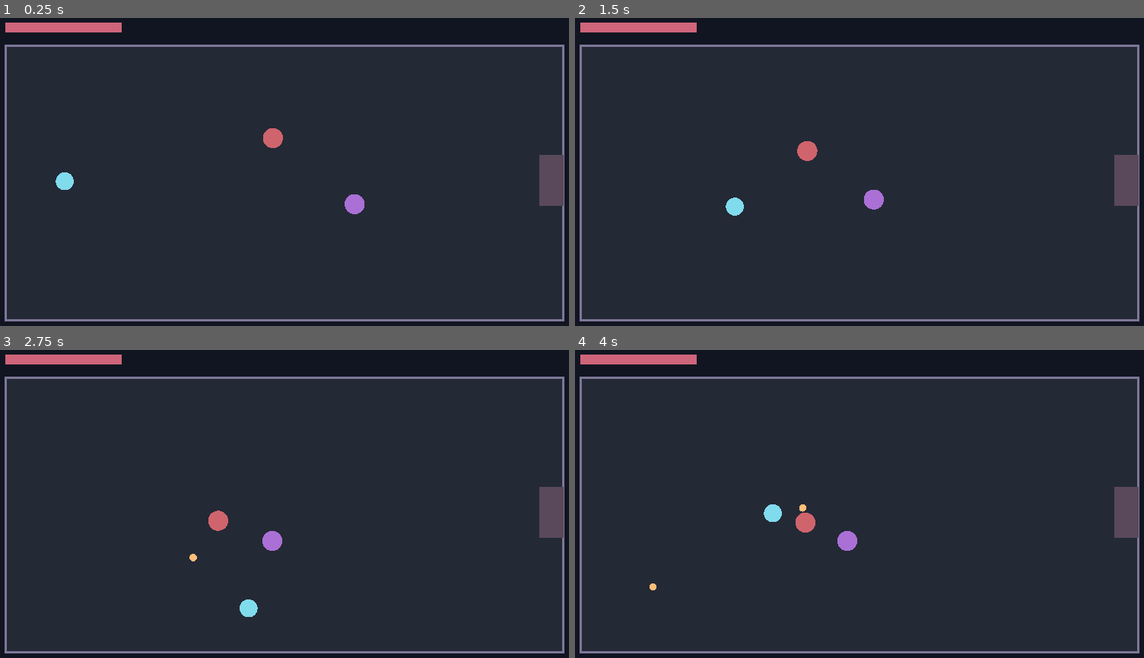
Above: before the commit, frames 1-4 (two rows, left to right).
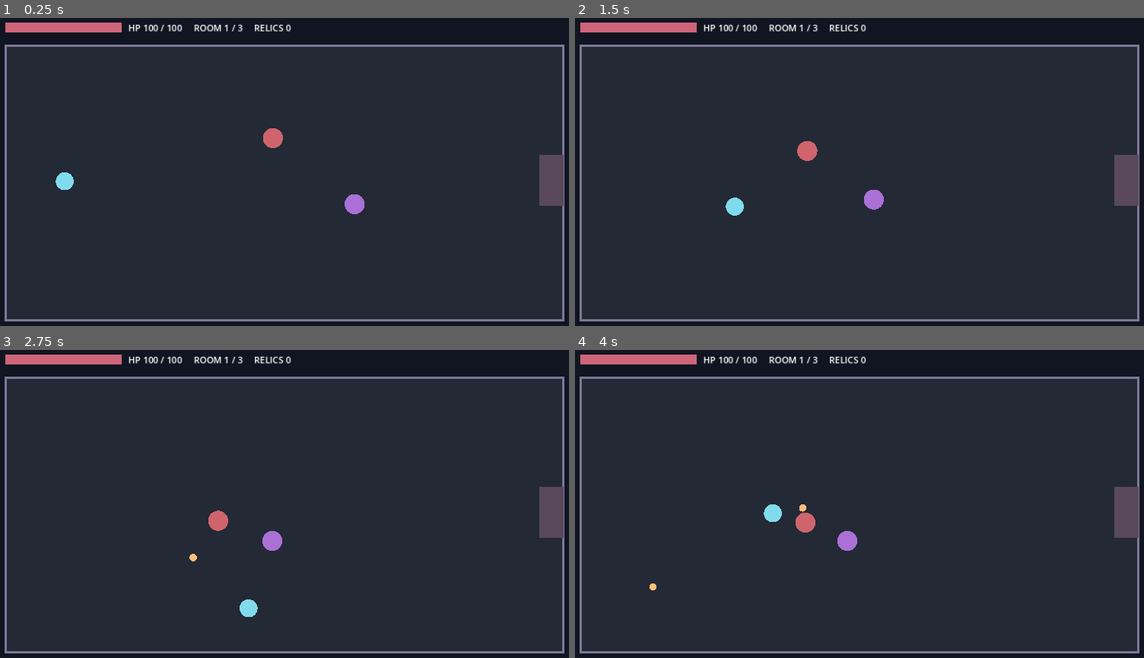
Above: after the commit, the same moments.

Repository: DoctorStrangeSH/Last-Ritual
Game: Godot game, scene res://scenes/topdown_night_prototype.tscn
The game is run twice, just before and just after one commit, with the same random seed, the same clock (stepped at 60 frames per second) and the same inputs.
Inputs (mouse positions are in pixels of both pictures, inside the frame that each line leads up to):
- Up to frame 1 (0.25 s): no input
- Up to frame 2 (1.5 s): tap Enter at 0.5 s; move the mouse to (996, 162) at 0.52 s; hold Right (ui_right) 0.53-1.28 s; tap R at 0.6, 1.35 s; click (996, 162) at 0.67 s; move the mouse to (740, 196) at 1.27 s; hold Down (ui_down) from 1.28 s (still down); click (740, 196) at 1.42 s
- Up to frame 3 (2.75 s): move the mouse to (347, 436) at 2.02 s; release Down (ui_down) at 2.03 s; hold Right (ui_right) from 2.03 s (still down); tap R at 2.1 s; click (347, 436) at 2.17 s
- Up to frame 4 (4 s): move the mouse to (831, 581) at 2.77 s; release Right (ui_right) at 2.78 s; hold Up (ui_up) 2.78-3.53 s; tap R at 2.85, 3.6 s; click (831, 581) at 2.92 s; move the mouse to (1041, 565) at 3.52 s; hold Left (ui_left) from 3.53 s (still down); click (1041, 565) at 3.67 s

The runs differ from the first frame. In frame 1, 0.4% of the frame differs, in the area x 22-52%, y 1-5%; in frame 2, 0.4%; in frame 3, 0.4%; in frame 4, 0.4%.

Commit message:
V1: читаемый HUD, реликвии и перезапуск мышью (#60)
* feat(v1): readable HUD, relic cards and mouse restart screen

* test(v1): mouse relic choice and restart button

Diff:
--- a/scripts/topdown_night_prototype.gd
+++ b/scripts/topdown_night_prototype.gd
@@ -157,20 +157,44 @@
     hostile_shots.append({"pos": origin, "velocity": direction * 180.0})
     queue_redraw()
 
+const RESTART_BUTTON := Rect2(444.0, 304.0, 264.0, 52.0)
+const RELIC_RECTS := [
+    Rect2(280.0, 450.0, 180.0, 70.0),
+    Rect2(490.0, 450.0, 180.0, 70.0),
+    Rect2(700.0, 450.0, 180.0, 70.0)
+]
+const RELIC_IDS := ["bone", "ember", "blood"]
+const RELIC_TITLES := ["BONE SHARD", "EMBER", "BLOOD PACT"]
+const RELIC_EFFECTS := ["+1 DAMAGE", "+25% ATTACK SPEED", "-15 HP / +2 DAMAGE"]
+
+func click_ui(point: Vector2) -> bool:
+    if run_state != "playing":
+        if RESTART_BUTTON.has_point(point):
+            restart_run()
+            return true
+        return false
+    if not reward_available:
+        return false
+    for i in range(RELIC_RECTS.size()):
+        if RELIC_RECTS[i].has_point(point):
+            return choose_relic(RELIC_IDS[i])
+    return false
+
+func draw_label(value: String, point: Vector2, font_size: int = 18, color: Color = Color.WHITE) -> void:
+    draw_string(ThemeDB.fallback_font, point, value, HORIZONTAL_ALIGNMENT_LEFT, -1, font_size, color)
+
 func _unhandled_input(event: InputEvent) -> void:
     if event is InputEventKey and event.pressed and event.keycode == KEY_R and run_state != "playing":
         restart_run()
         return
+    if event is InputEventMouseButton and event.pressed and event.button_index == MOUSE_BUTTON_LEFT:
+        if click_ui(event.position):
+            return
     if run_state != "playing":
         return
     if event is InputEventMouseButton and event.pressed:
         if event.button_index == MOUSE_BUTTON_LEFT:
-            if reward_available and get_global_mouse_position().y >= 450.0 and get_global_mouse_position().y <= 520.0:
-                var mx := get_global_mouse_position().x
-                if mx >= 280.0 and mx < 460.0: choose_relic("bone")
-                elif mx >= 490.0 and mx < 670.0: choose_relic("ember")
-                elif mx >= 700.0 and mx < 880.0: choose_relic("blood")
-            else:
+            if not reward_available:
                 attack(get_global_mouse_position())
         elif event.button_index == MOUSE_BUTTON_RIGHT:
             if player_pos.distance_to(Vector2(1080.0, 325.0)) < 85.0:
@@ -183,19 +207,30 @@
     draw_circle(player_pos, 17.0, Color("#80dbed"))
     draw_rect(Rect2(48.0, 25.0, 220.0, 18.0), Color("#442c37"))
     draw_rect(Rect2(48.0, 25.0, 220.0 * float(player_hp) / 100.0, 18.0), Color("#cf657a"))
+    draw_label("HP %d / 100     ROOM %d / 3     RELICS %d" % [player_hp, room_index + 1, relics.size()], Vector2(280, 41), 17)
     if run_state == "won":
         draw_rect(Rect2(350.0, 190.0, 452.0, 180.0), Color("#295343"))
+        draw_label("VICTORY", Vector2(510, 245), 30)
     if run_state == "lost":
         draw_rect(Rect2(350.0, 190.0, 452.0, 180.0), Color("#422837"))
+        draw_label("DEFEAT", Vector2(510, 245), 30)
+    if run_state != "playing":
+        draw_rect(RESTART_BUTTON, Color("#739bb0"))
+        draw_label("RESTART RUN", Vector2(488, 337), 22)
     for enemy in enemies:
         draw_circle(enemy["pos"], 19.0, Color("#aa70d6") if enemy["ranged"] else Color("#cf646c"))
     for shot in hostile_shots:
         draw_circle(shot["pos"], 7.0, Color("#ffbd77"))
     if reward_available:
         draw_circle(Vector2(576, 325), 24.0, Color("#f4d78c"))
-        draw_rect(Rect2(280.0, 450.0, 180.0, 70.0), Color("#85a4c9"))
-        draw_rect(Rect2(490.0, 450.0, 180.0, 70.0), Color("#de974c"))
-        draw_rect(Rect2(700.0, 450.0, 180.0, 70.0), Color("#b65a72"))
+        draw_label("CHOOSE ONE RELIC", Vector2(480, 425), 23)
+        var palette := [Color("#526d9b"), Color("#a16a36"), Color("#863c54")]
+        for i in range(RELIC_RECTS.size()):
+            draw_rect(RELIC_RECTS[i], palette[i])
+            if RELIC_RECTS[i].has_point(get_local_mouse_position()):
+                draw_rect(RELIC_RECTS[i], Color("#fff2c5"), false, 3.0)
+            draw_label(RELIC_TITLES[i], RELIC_RECTS[i].position + Vector2(10, 26), 15)
+            draw_label(RELIC_EFFECTS[i], RELIC_RECTS[i].position + Vector2(10, 50), 12)
     if door_available():
         draw_rect(Rect2(1058.0, 275.0, 46.0, 96.0), Color("#72b59b"))
     else:
--- a/tests/topdown_smoke.gd
+++ b/tests/topdown_smoke.gd
@@ -66,6 +66,13 @@
     check(game.choose_relic("bone") and game.run_state == "won", "Final reward completes short prototype run")
     game.restart_run()
     check(game.run_state == "playing" and game.room_index == 0, "Restart after victory works")
+    game.reward_available = true
+    check(game.click_ui(Vector2(301, 470)) and game.relics == ["bone"], "Mouse selects first relic card")
+    check(not game.click_ui(Vector2(301, 470)), "Mouse cannot claim same reward twice")
+    game.take_damage(999)
+    check(game.run_state == "lost", "Death opens restart panel")
+    check(game.click_ui(Vector2(500, 330)), "Restart button accepts mouse click")
+    check(game.run_state == "playing" and game.relics.is_empty(), "Mouse restart clears relics")
     game.queue_free()
     print("TOPDOWN SMOKE RESULT: ", "PASS" if failures == 0 else str(failures) + " FAILURES")
     quit(0 if failures == 0 else 1)
